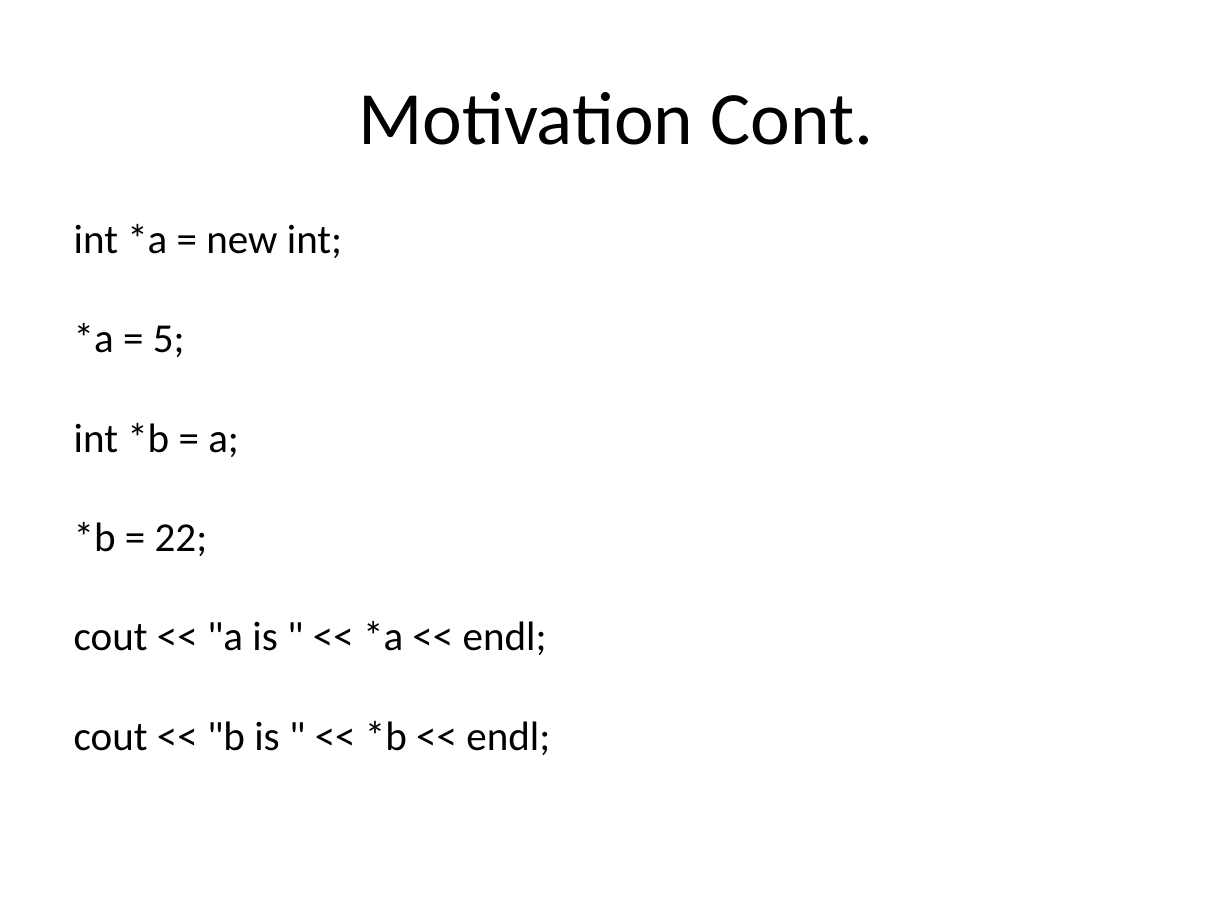
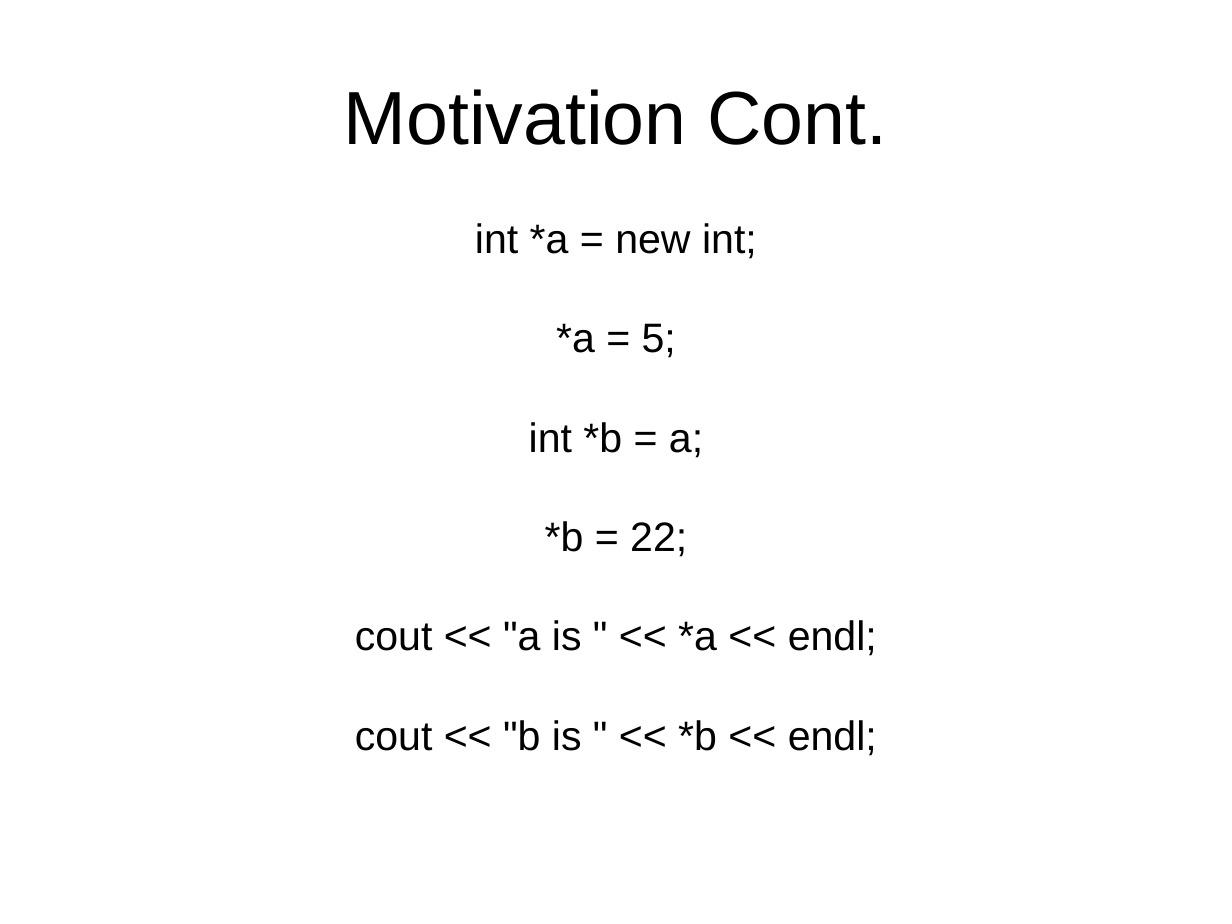
Before and after one commit to xiaohe27/Papers4Courses, a slide deck: slide 3 of FM/presentations/Overview of Separation Logic.ppt. Drawn at 1232x924 pixels with LibreOffice and Linux fonts; fonts in the diff are those of the drawing. Boxes give left, top, right and bottom in pixels: in the first picture for what was removed or moved away, otherwise in the second. Text is boxed around its words. In the diff, an @@ line names an element or a change of style, - is before the commit and + after.

```diff
--- a/FM/presentations/Overview of Separation Logic.ppt
+++ b/FM/presentations/Overview of Separation Logic.ppt
@@ title "Motivation Cont." at (344,89,887,145): font Calibri to Arial @@
@@ text "int *a = new int;" at (355,223,877,756): font Calibri to Arial; alignment left to centre; indent changed @@
```
Also in this commit, not shown: 19 other slides changed.
